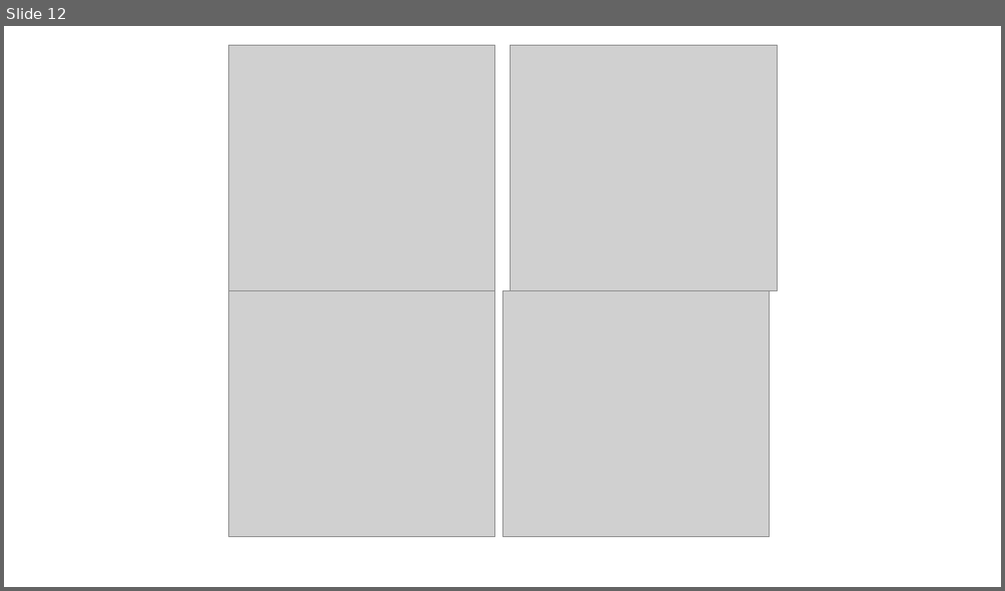
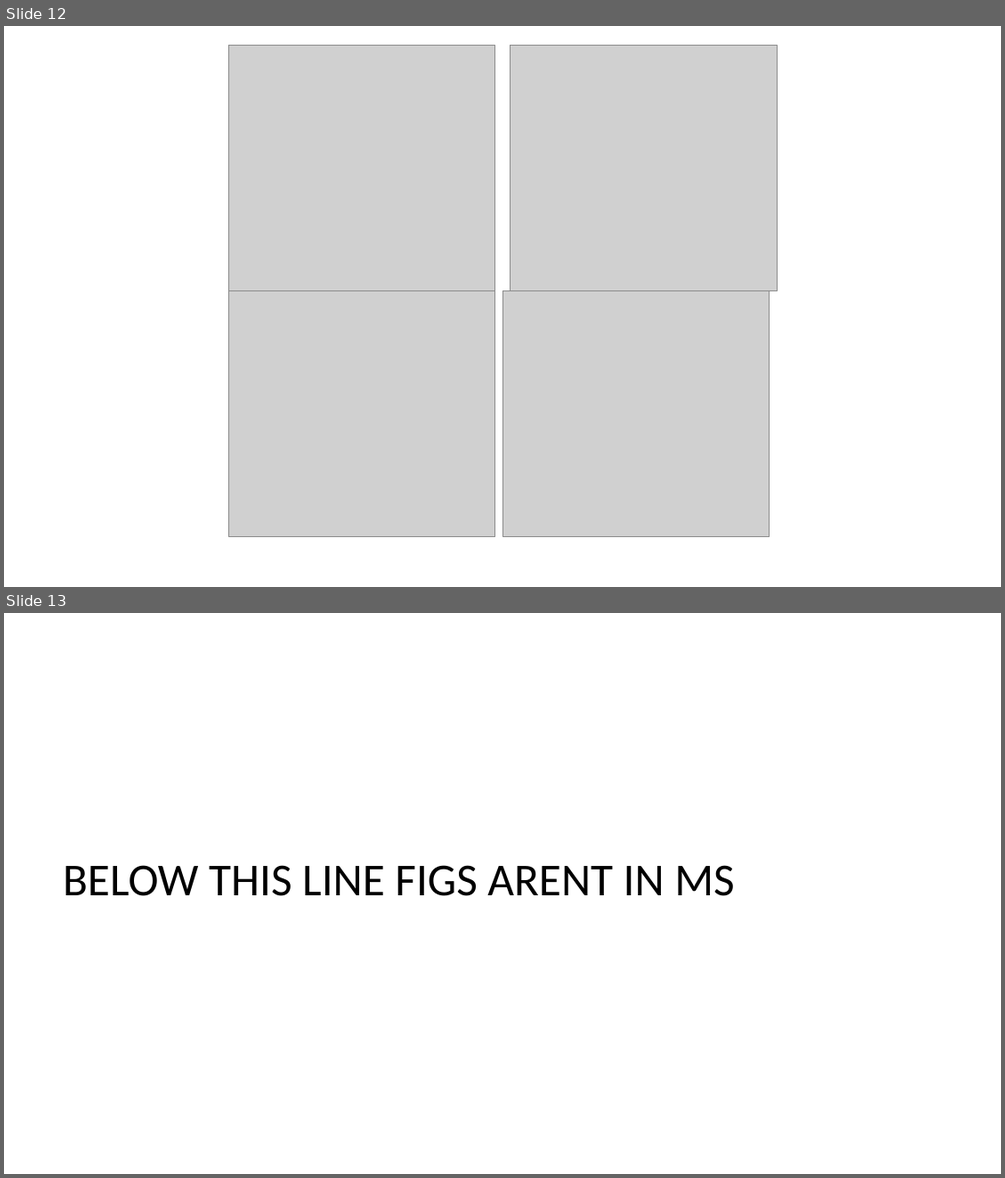
Before and after one commit to ginalamka/ComplexModel_ABM, a slide deck: Archive/ABM_manuscriptfigures.pptx. Shown one above the other, each under a label of ours: slide 12 before the commit, slides 12 and 13 after it. The pictures are 1005x591 and 1005x1178 pixels, drawn with LibreOffice and Linux fonts; fonts in the diff are those of the drawing; grey boxes stand for pictures. Boxes give left, top, right and bottom in pixels: in the first picture for what was removed or moved away, otherwise in the second. Text is boxed around its words. In the diff, an @@ line names an element or a change of style, - is before the commit and + after.

```diff
--- a/Archive/ABM_manuscriptfigures.pptx
+++ b/Archive/ABM_manuscriptfigures.pptx
@@ slide 13 added at bbox=[4, 613, 1001, 1174], background #FFFFFF @@
@@ title added at bbox=[63, 865, 734, 896], 44 pt, text #000000 @@
+BELOW THIS LINE FIGS ARENT IN MS
```
Also in this commit, not shown: 2 other slides added, 5 other files.
